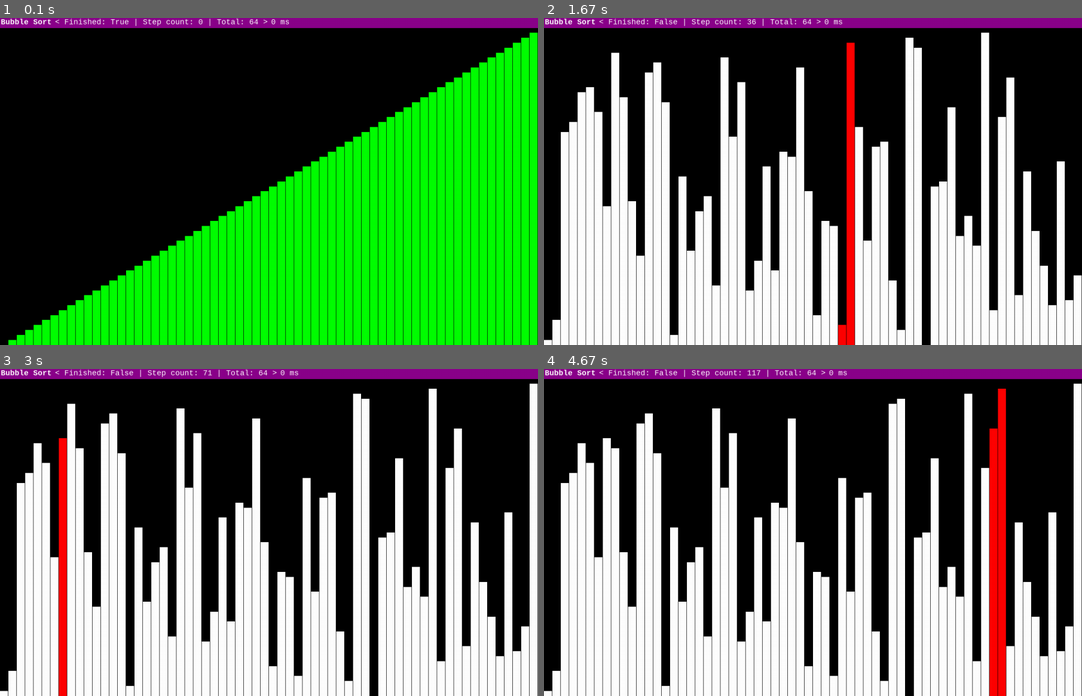
Above: before the commit, frames 1-4 (two rows, left to right).
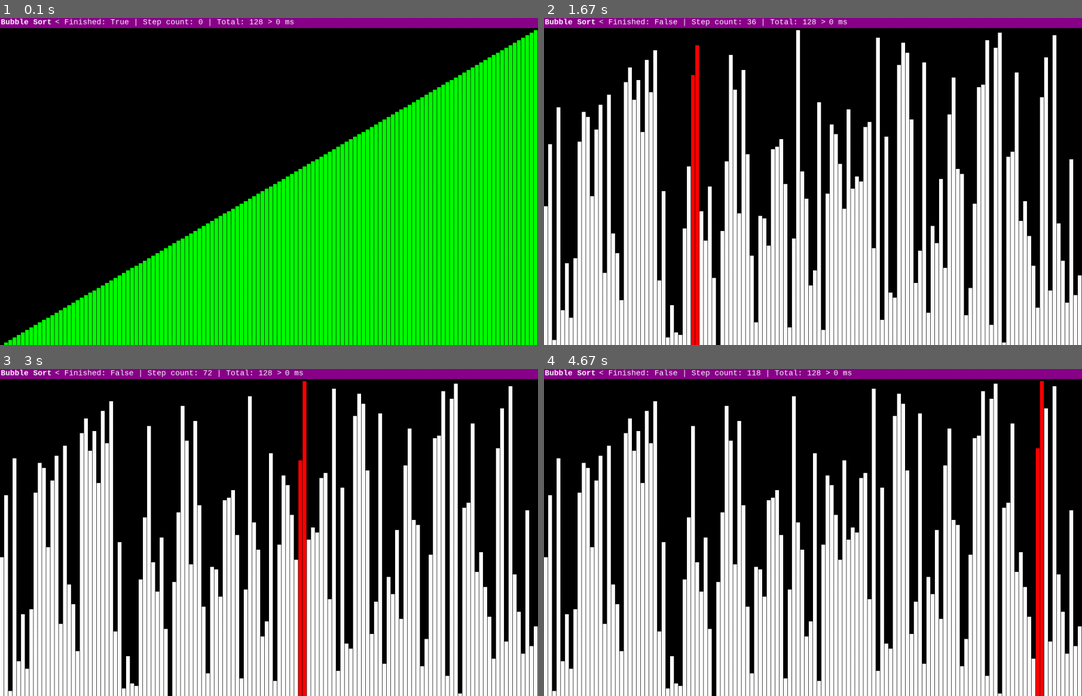
Above: after the commit, the same moments.

Repository: thiagolopes/sorting-algorithms-pygame
Game: pygame game, started from sort.py
Two runs of this game, one before a commit and one after it. Both use one fixed random seed, a clock stepped at 60 frames per second and the inputs below.
Inputs:
- Up to frame 1 (0.1 s): no input
- Up to frame 2 (1.67 s): tap Enter at 0.33 s; tap Space at 0.67, 1.07, 1.37, 1.57 s
- Up to frame 3 (3 s): tap Space at 1.9, 2.2, 2.4, 2.7, 2.97 s
- Up to frame 4 (4.67 s): tap Space at 3.3, 3.6, 3.73, 4.13, 4.43 s

The runs differ from the first frame. In frame 1, 5.5% of the frame differs, in the area x 0-100%, y 0-100%; in frame 2, 34%; in frame 3, 34%; in frame 4, 36%.

Commit message:
Implement beep based on index number

Diff:
--- a/sort.py
+++ b/sort.py
@@ -1,3 +1,4 @@
+import array
 import math
 import random
 import sys
@@ -8,7 +9,7 @@
 H = 1280
 RUNNING = True
 START = 0
-TOTAL = 64
+TOTAL = 128
 ELEMENTS = list(range(START, TOTAL))
 
 
@@ -16,10 +17,6 @@
     print(ELEMENTS)
     pygame.quit()
     sys.exit()
-
-
-def play_beep():
-    pygame.mixer.Sound.play(beep)
 
 
 class Bar:
@@ -103,12 +100,15 @@
 class BubbleSort:
     def __init__(self, elements):
         self.elements = elements
+        self.finished = True
+        self.start_bubble()
+
+        self.step_count = 0
+
+    def start_bubble(self):
         self.steps_left = len(self.elements) - 1
         self.index_step = 0
         self.dirty_index = []
-        self.finished = True
-
-        self.step_count = 0
 
     def __str__(self):
         return "Bubble Sort"
@@ -148,15 +148,14 @@
         self.finished = True
 
     def reset(self):
-        self.steps_left = len(self.elements) - 1
-        self.index_step = 0
-        self.dirty_index = []
+        self.start_bubble()
         self.finished = False
         self.step_count = 0
         random.shuffle(self.elements)
 
 
 pygame.init()
+pygame.mixer.init()
 beep = pygame.mixer.Sound("beep.wav")
 beep.set_volume(0.05)
 screen = pygame.display.set_mode((H, W))
@@ -175,6 +174,23 @@
 bar = Bar(bar_pos, screen)
 
 time = 0
+
+
+# beep logic
+TAU = math.pi * 2
+def new_beeps(elements):
+    "Generate one sample per index"
+    sample_rate = 44100  # CD
+    duration = 0.05
+    samples = []
+    for i in range(len(elements)):
+        fz = 440 + pow(i, 2)
+        waves = array.array("f", [math.sin(TAU * fz * sample / sample_rate) for sample in range(int(duration * sample_rate))])
+        samples.append(waves)
+    return [pygame.mixer.Sound(buffer=sample) for sample in samples]
+
+
+beeps = new_beeps(ELEMENTS)
 while RUNNING:
     for event in pygame.event.get():
         if event.type == pygame.QUIT:
@@ -210,7 +226,8 @@
         start_time = pygame.time.get_ticks()
         t = bubble.step()
         if t:
-            play_beep()
+            for d in bubble.dirty_index:
+                beeps[d].play()
 
     # Draw
     grid.draw(bubble.elements, bubble.dirty_index, bubble.finished)
